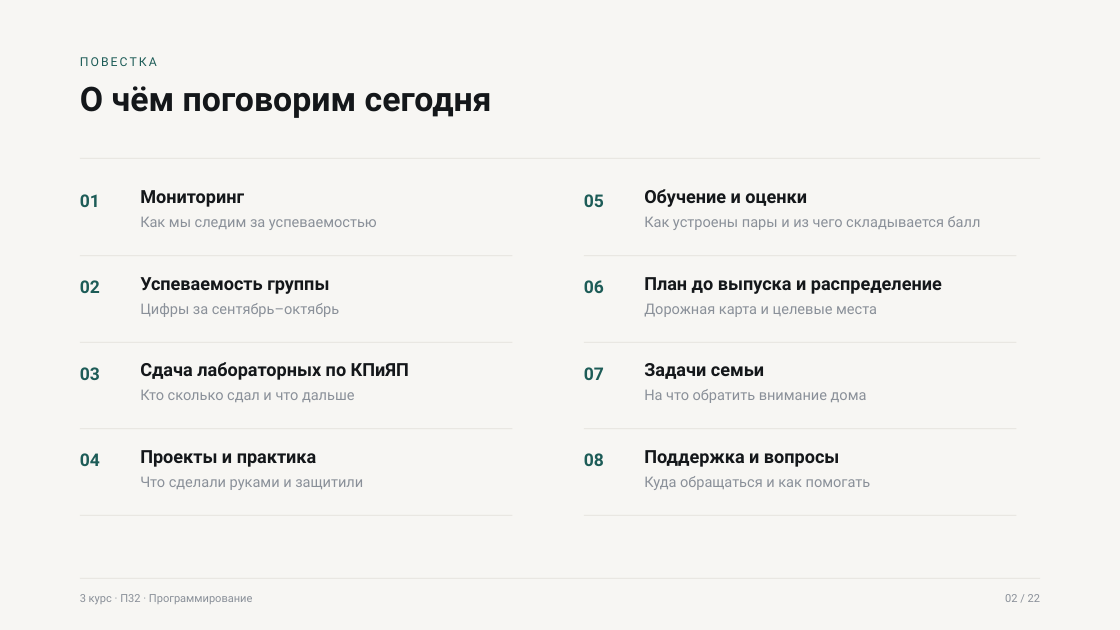
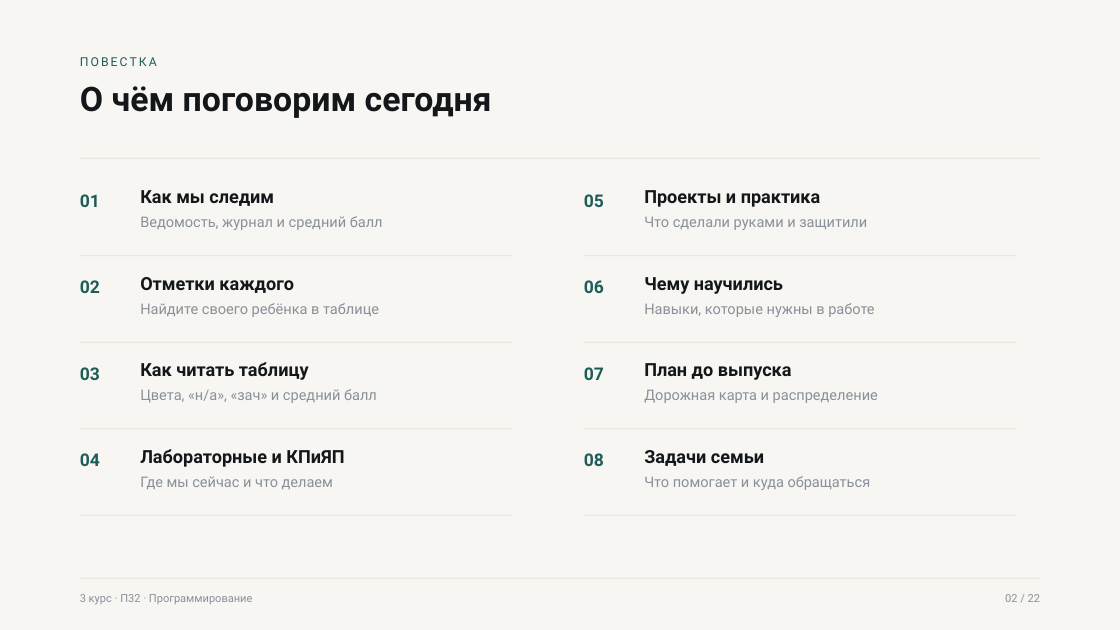
Before and after one commit to gadpam/game, a slide deck: slide 2 of Презентация/Родительское_собрание_3_курс.pptx. Drawn at 1120x630 pixels with LibreOffice and Linux fonts; fonts in the diff are those of the drawing. Boxes give left, top, right and bottom in pixels: in the first picture for what was removed or moved away, otherwise in the second. Text is boxed around its words. In the diff, an @@ line names an element or a change of style, - is before the commit and + after.

```diff
--- a/Презентация/Родительское_собрание_3_курс.pptx
+++ b/Презентация/Родительское_собрание_3_курс.pptx
@@ text at (x1=140, y1=190, x2=274, y2=206): text changed @@
-Мониторинг
+Как мы следим
@@ text at (x1=644, y1=190, x2=821, y2=207): text changed @@
-Обучение и оценки
+Проекты и практика
@@ text at (x1=140, y1=216, x2=383, y2=230): text changed @@
-Как мы следим за успеваемостью
+Ведомость, журнал и средний балл
@@ text at (x1=644, y1=217, x2=867, y2=230): text changed @@
-Как устроены пары и из чего складывается балл
+Что сделали руками и защитили
@@ text at (x1=140, y1=277, x2=294, y2=293): text changed @@
-Успеваемость группы
+Отметки каждого
@@ text at (x1=644, y1=277, x2=783, y2=294): text changed @@
-План до выпуска и распределение
+Чему научились
@@ text at (x1=140, y1=303, x2=379, y2=317): text changed @@
-Цифры за сентябрь–октябрь
+Найдите своего ребёнка в таблице
@@ text at (x1=644, y1=303, x2=874, y2=317): text changed @@
-Дорожная карта и целевые места
+Навыки, которые нужны в работе
@@ text at (x1=140, y1=362, x2=309, y2=380): text changed @@
-Сдача лабораторных по КПиЯП
+Как читать таблицу
@@ text at (x1=140, y1=389, x2=377, y2=403): text changed @@
-Кто сколько сдал и что дальше
+Цвета, «н/а», «зач» и средний балл
@@ text at (x1=644, y1=389, x2=878, y2=403): text changed @@
-На что обратить внимание дома
+Дорожная карта и распределение
@@ text added at (x1=644, y1=363, x2=792, y2=380), 15.5 pt, text #14171A, bold @@
+План до выпуска
@@ text at (x1=140, y1=449, x2=344, y2=467): text changed @@
-Проекты и практика
+Лабораторные и КПиЯП
@@ text "Задачи семьи" moved from (x1=644, y1=363, x2=764, y2=379) to (x1=644, y1=450, x2=764, y2=466) @@
@@ text at (x1=140, y1=476, x2=333, y2=489): text changed @@
-Что сделали руками и защитили
+Где мы сейчас и что делаем
@@ text at (x1=644, y1=476, x2=871, y2=490): text changed @@
-Куда обращаться и как помогать
+Что помогает и куда обращаться
@@ text removed at (x1=644, y1=450, x2=839, y2=467) @@
-Поддержка и вопросы
```
Also in this commit, not shown: 2 other slides changed, 3 slides added, 3 slides removed, 5 other files.
